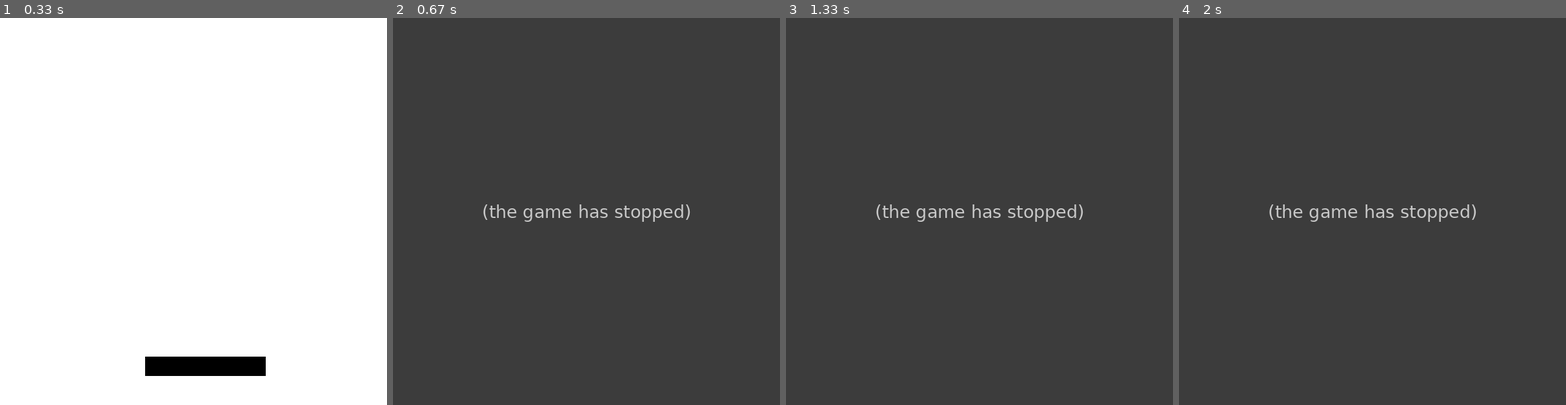
Above: before the commit, frames 1-4 (left to right).
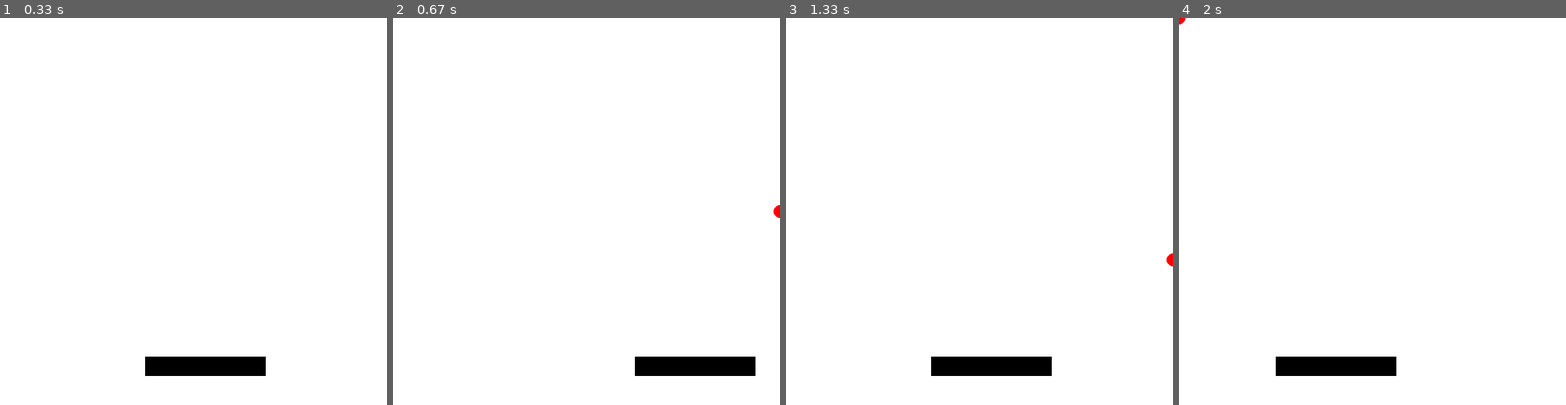
Above: after the commit, the same moments.

Repository: AndyyTaylor/Yr12Major
Game: pygame game, started from main.py
Two runs of this game, one before a commit and one after it. Both use one fixed random seed, a clock stepped at 60 frames per second and the inputs below.
Inputs (mouse positions are in pixels of both pictures, inside the frame that each line leads up to):
- Up to frame 1 (0.33 s): no input
- Up to frame 2 (0.67 s): tap Space at 0.33 s
- Up to frame 3 (1.33 s): hold Right 0.67-1.13 s; move the mouse to (979, 234) at 0.7 s
- Up to frame 4 (2 s): no input

Frame 1 is identical in both runs. In frame 2, 100% of the frame differs, in the area x 0-100%, y 0-100%; in frame 3, 100%; in frame 4, 100%.
Error before the commit: ValueError: operands could not be broadcast together with shapes (64,1) (3,1) (layers.py li...; the game stopped at 0.33 s (later frames are placeholders)

Commit message:
Backprop doens't throw an error

Diff:
--- a/src/ml/agents/deeplearning/layers.py
+++ b/src/ml/agents/deeplearning/layers.py
@@ -23,24 +23,35 @@
 
     def initialize(self):
         self.weights = self.init_weights(self.input_shape, self.num_nodes)
+        # print(self.weights.shape)
 
     def feed_forward(self, X):
         self.A = X
         X = np.insert(X, 0, 1, axis=1)
+        self.A2 = X
         Z = X.dot(self.weights.T)
-        self.Z = Z
+        self.Z = self.sigmoid(Z)
 
         return self.sigmoid(Z)
 
-    def back_prop(self, D, alpha, m):
-        print('back')
-        print((self.weights.T.dot(D.T)[1:]).shape)
-        D = np.multiply(self.weights.T.dot(D.T)[1:], self.sig_grad(self.Z.T))
-        grad = D.dot(self.A)
+    def back_prop(self, delta, alpha):
+        # print(self.A.shape)
+        # print(self.Z.shape)
 
-        self.weights -= alpha * (1.0 / m) * grad
+        # error = delta.dot(self.Z.T)
+        # print(self.Z.T.dot(delta.T).shape)
+        # print(self.Z.shape)
+        W = self.weights
 
-        return D
+        # print(self.A2.T.shape)
+        self.weights += self.A2.T.dot(delta.T).T
+        # print(self.A2.T.dot(delta.T).T)
+        delta = np.multiply(W.T.dot(delta)[1:], self.g_prime(self.A.T))
+
+        # print('DONE')
+
+
+        return delta
 
     def init_weights(self, in_layer, out_layer):
         epsilon_init = 0.12
@@ -51,5 +62,8 @@
     def sigmoid(self, z):
         return np.divide(1.0, (1 + np.power(e, -z)))
 
+    def g_prime(self, a):
+        return np.multiply(a, np.subtract(1, a))
+
     def sig_grad(self, z):
         return np.multiply(self.sigmoid(z), (1 - self.sigmoid(z)))
--- a/src/ml/agents/deeplearning/nn.py
+++ b/src/ml/agents/deeplearning/nn.py
@@ -30,7 +30,10 @@
         else:
             y[0][action] += alpha * (reward + gamma * np.max(pred_out) - y[0][action])
 
-        self.back_prop(prev_state, y, alpha)
+        print('------------')
+        print(self.cost(prev_state, y))
+        for i in range(10): self.back_prop(prev_state, y, alpha)
+        print(self.cost(prev_state, y))
 
     def feed_forward(self, X):
         if len(X.shape) < 2:
@@ -45,7 +48,13 @@
         if len(X.shape) < 2:
             X = X.reshape((1, X.shape[0]))
 
-        D = np.subtract(self.feed_forward(X), y)
+        for i in range(m):
+            o = self.feed_forward(X[i])
+            delta = np.subtract(o, y[i]).T
 
-        for layer in reversed(self.layers):
-            D = layer.back_prop(D, alpha, m)
+            for layer in reversed(self.layers):
+                delta = layer.back_prop(delta, alpha)
+
+    def cost(self, X, y):
+        o = self.feed_forward(X)
+        return (1.0/2) * np.sum(np.subtract(o, y) ** 2)
--- a/src/ml/agents/reinforcement/QLearn.py
+++ b/src/ml/agents/reinforcement/QLearn.py
@@ -1,4 +1,4 @@
-import random
+import random, sys
 import numpy as np
 
 from ..deeplearning.nn import NeuralNetwork
@@ -21,9 +21,13 @@
         self.model.add_layer(Dense(64, input_shape=num_observations))
         self.model.add_layer(Dense(num_actions))
 
+        # state = np.array([0, 0, 0, 0])
+        # print(self.model.predict(state))
+        #
+        # sys.exit()
+
     def choose_action(self, state):
         if random.random() > self.epsilon:
-            print(self.model.predict(state))
             return self.model.predict(state)
 
         return random.randint(0, self.num_actions-1)
--- a/src/states/Simulation.py
+++ b/src/states/Simulation.py
@@ -17,7 +17,7 @@
         super().__init__("Simulation", "MasterState")
 
         self.environment = Environment()
-        self.agent = QLearn(self.environment.num_observations, self.environment.num_actions, alpha=0.1, epsilon=0.1)
+        self.agent = QLearn(self.environment.num_observations, self.environment.num_actions, alpha=0.1, epsilon=0.7)
 
         self.episode = 0
         self.tick_rate = 0
